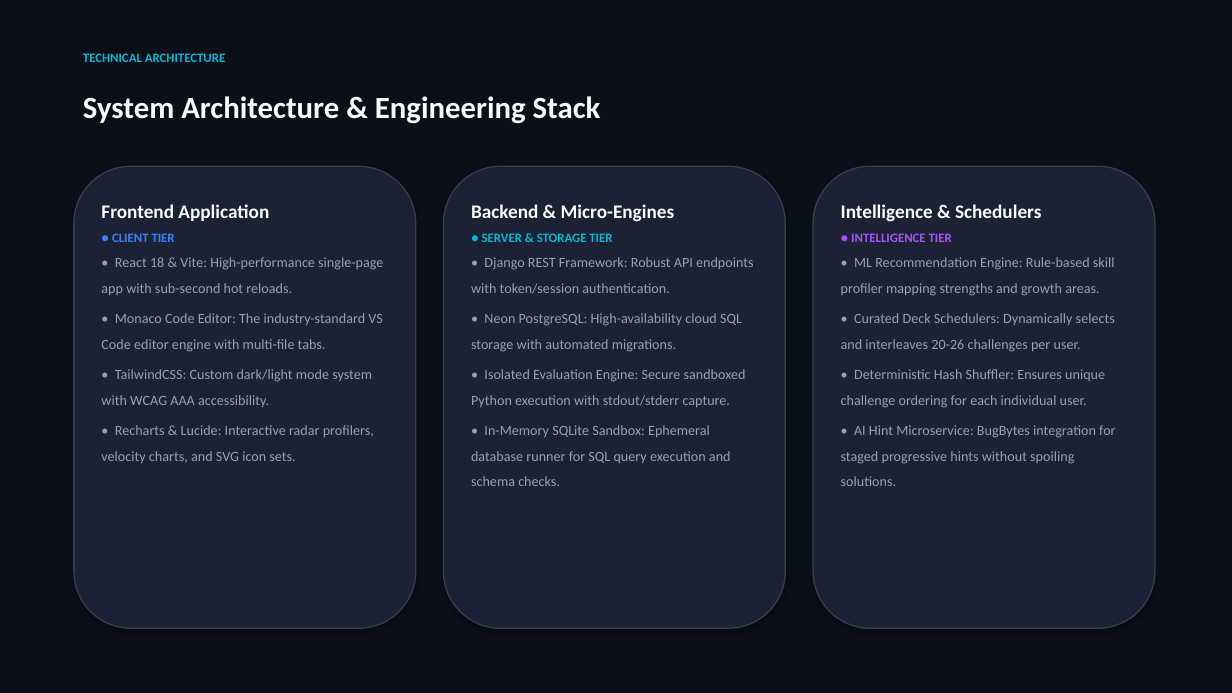
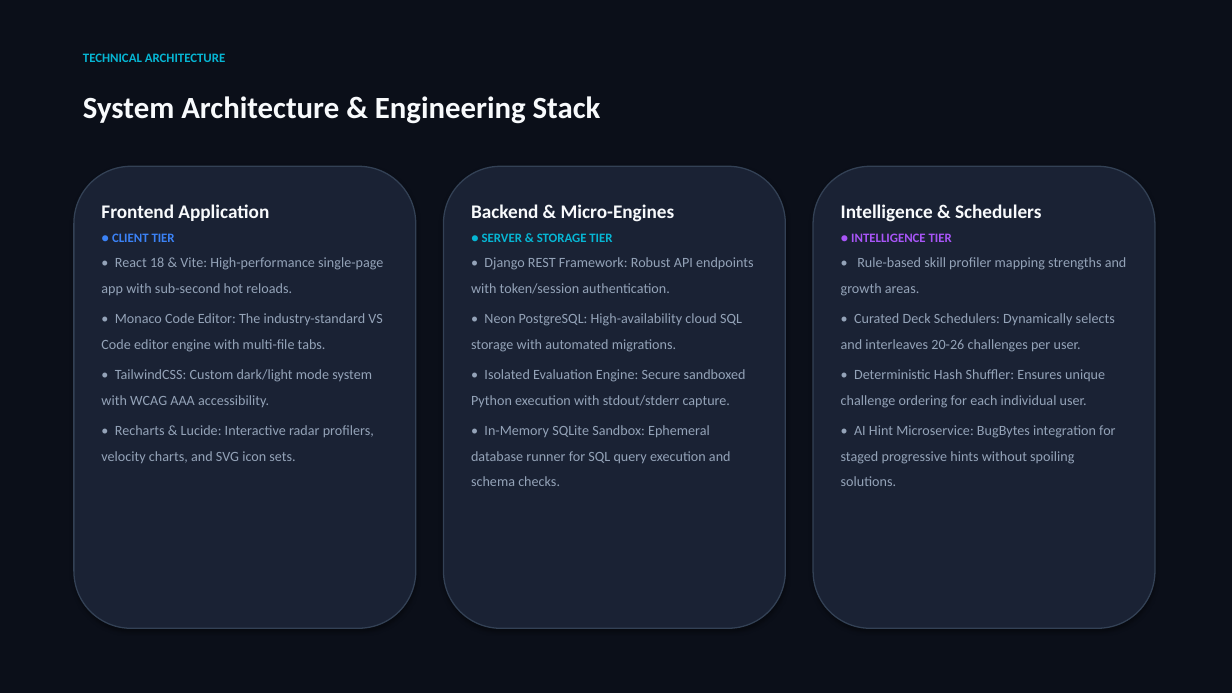
Before and after one commit to Kushxl18/BuggyMan-completed, a slide deck: slide 3 of BuggyMan_Complete_Presentation.pptx. Drawn at 1232x693 pixels with LibreOffice and Linux fonts; fonts in the diff are those of the drawing. Boxes give left, top, right and bottom in pixels: in the first picture for what was removed or moved away, otherwise in the second. Text is boxed around its words. In the diff, an @@ line names an element or a change of style, - is before the commit and + after.

```diff
--- a/BuggyMan_Complete_Presentation.pptx
+++ b/BuggyMan_Complete_Presentation.pptx
@@ text at [841, 257, 1127, 296]: text changed @@
-• ML Recommendation Engine: Rule-based skill profiler mapping strengths and growth areas.
+• Rule-based skill profiler mapping strengths and growth areas.
```
Also in this commit, not shown: 1 other slide changed, 39 other files.
